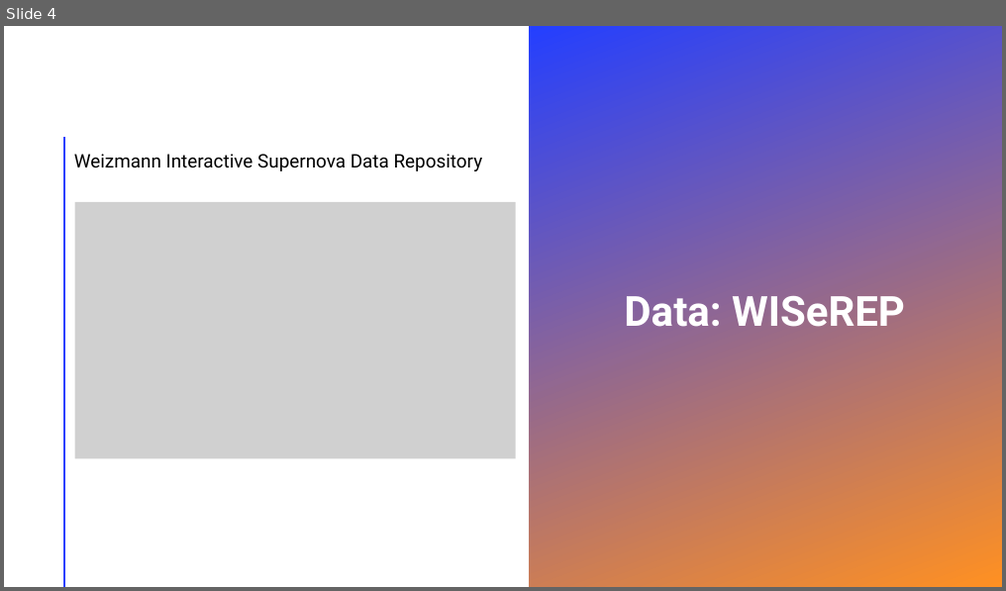
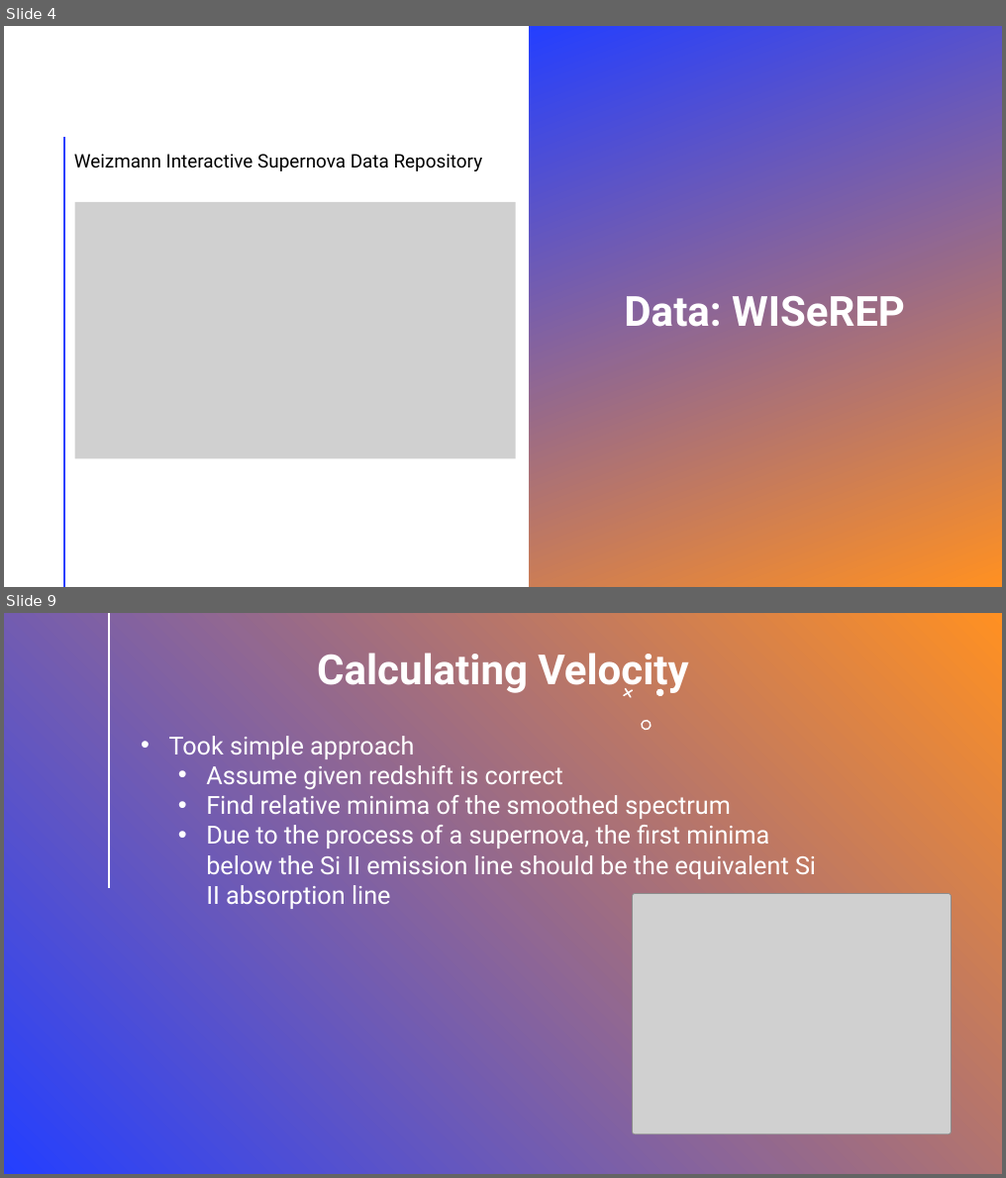
Before and after one commit to tobyheller-ucsd/SNIaEjectaVelocityAnalysis, a slide deck: Homogeneity In Ejecta Velocity Of Type Ia Supernovae.pptx. Shown one above the other, each under a label of ours: slide 4 before the commit, slides 4 and 9 after it; the slides between them are not shown. The pictures are 1006x591 and 1006x1178 pixels, drawn with LibreOffice and Linux fonts; fonts in the diff are those of the drawing; grey boxes stand for pictures. Boxes give left, top, right and bottom in pixels: in the first picture for what was removed or moved away, otherwise in the second. Text is boxed around its words. In the diff, an @@ line names an element or a change of style, - is before the commit and + after.

```diff
--- a/Homogeneity In Ejecta Velocity Of Type Ia Supernovae.pptx
+++ b/Homogeneity In Ejecta Velocity Of Type Ia Supernovae.pptx
@@ slide 9 added at (x1=4, y1=613, x2=1002, y2=1174), background gradient #243FFF to #FF9022 @@
@@ line added from (109, 613) to (109, 888), #FFFFFF 2 pt @@
@@ text added at (x1=317, y1=653, x2=688, y2=695), 40 pt, text #FFFFFF, bold @@
+Calculating Velocity
@@ freeform shape added at (x1=620, y1=685, x2=636, y2=700), fill #FFFFFF @@
@@ freeform shape added at (x1=655, y1=687, x2=665, y2=697), fill #FFFFFF @@
@@ freeform shape added at (x1=640, y1=718, x2=653, y2=733), fill #FFFFFF @@
@@ text added at (x1=169, y1=736, x2=816, y2=909), 24 pt, text #FFFFFF @@
+• Took simple approach
+  • Assume given redshift is correct
+  • Find relative minima of the smoothed spectrum
+  • Due to the process of a supernova, the first minima below the Si II emission line should be the equivalent Si II absorption line
@@ picture added at (x1=632, y1=894, x2=951, y2=1135) @@
```
Also in this commit, not shown: 2 slides changed, 6 other slides added, 1 slide removed, 7 other files.
